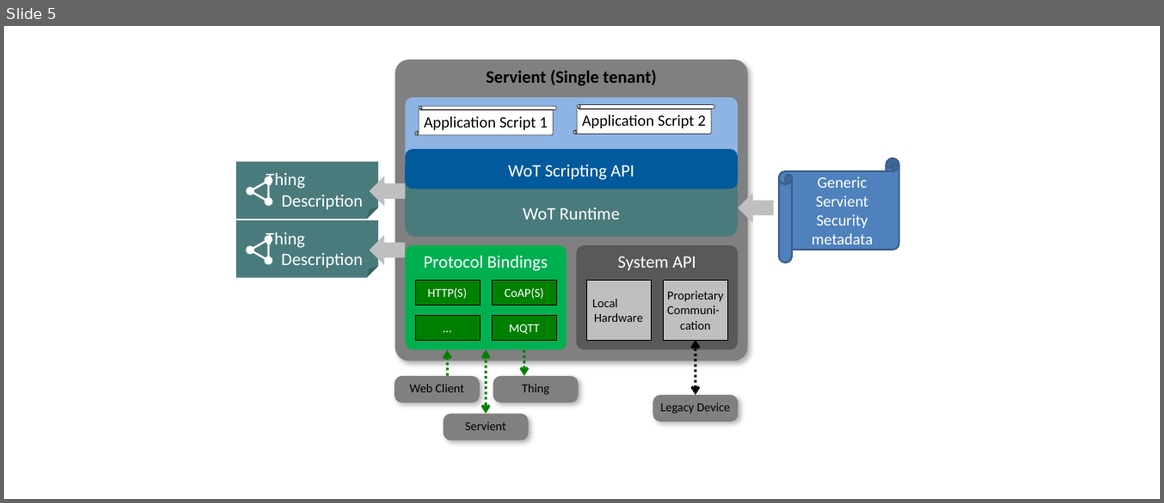
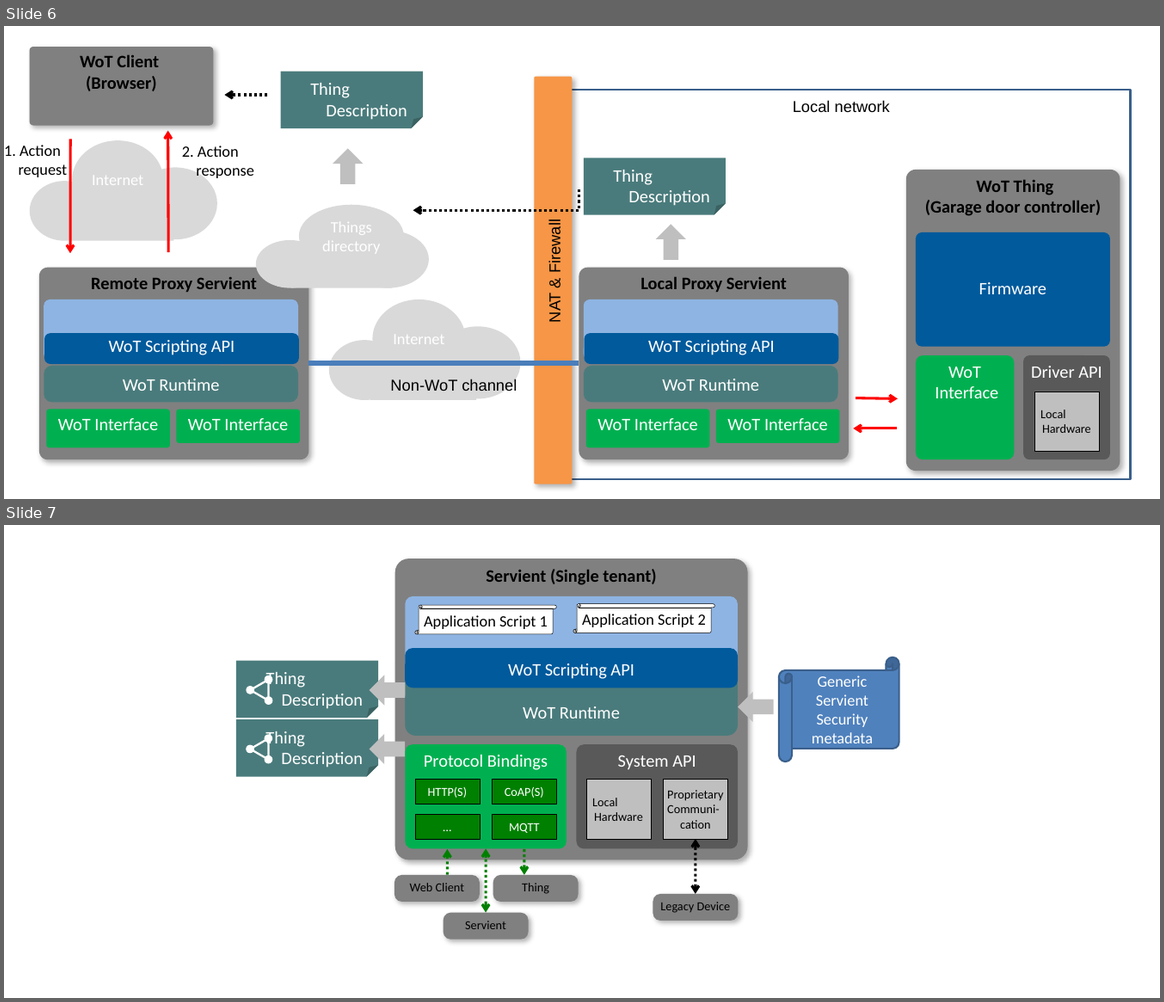
Before and after one commit to w3c/wot-security, a slide deck: images/Security_scenarios.pptx. Shown one above the other, each under a label of ours: slide 5 before the commit, slides 6 and 7 after it. The pictures are 1164x503 and 1164x1002 pixels, drawn with LibreOffice and Linux fonts; fonts in the diff are those of the drawing. Boxes give left, top, right and bottom in pixels: in the first picture for what was removed or moved away, otherwise in the second. Text is boxed around its words. In the diff, an @@ line names an element or a change of style, - is before the commit and + after.

```diff
--- a/images/Security_scenarios.pptx
+++ b/images/Security_scenarios.pptx
@@ slide 6 added at [4,26,1160,499], background #FFFFFF @@
@@ group added at [4,47,1131,484]: 18 rounded rectangles, 10 ellipses, 5 rectangles, 5 texts, 5 arrows, 2 folded corners, 2 down arrows, 1 elbow arrow, 1 line @@
+WoT Thing
+(Garage door controller)
+WoT
+Interface
+WoT Client
+(Browser)
+Thing
+Description
+Driver API
+Local
+Hardware
+Firmware
+Thing
+Description
+Internet
+Local network
+Remote Proxy Servient
+WoT Interface
+WoT Runtime
+WoT Scripting API
+WoT Interface
+Local Proxy Servient
+WoT Interface
+WoT Runtime
+WoT Scripting API
+WoT Interface
+Non-WoT channel
+Internet
+1. Action
+request
+2. Action
+response
+NAT & Firewall
+Things
+directory
@@ what was slide 5 is now slide 7 @@
```
Also in this commit, not shown: 4 slides changed, 2 other slides added, 4 other files.
